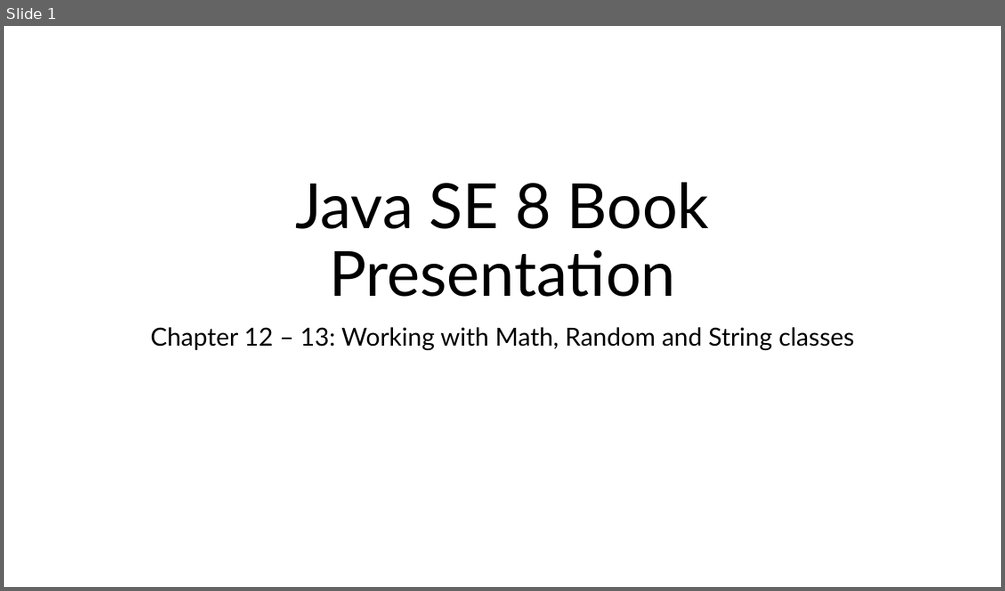
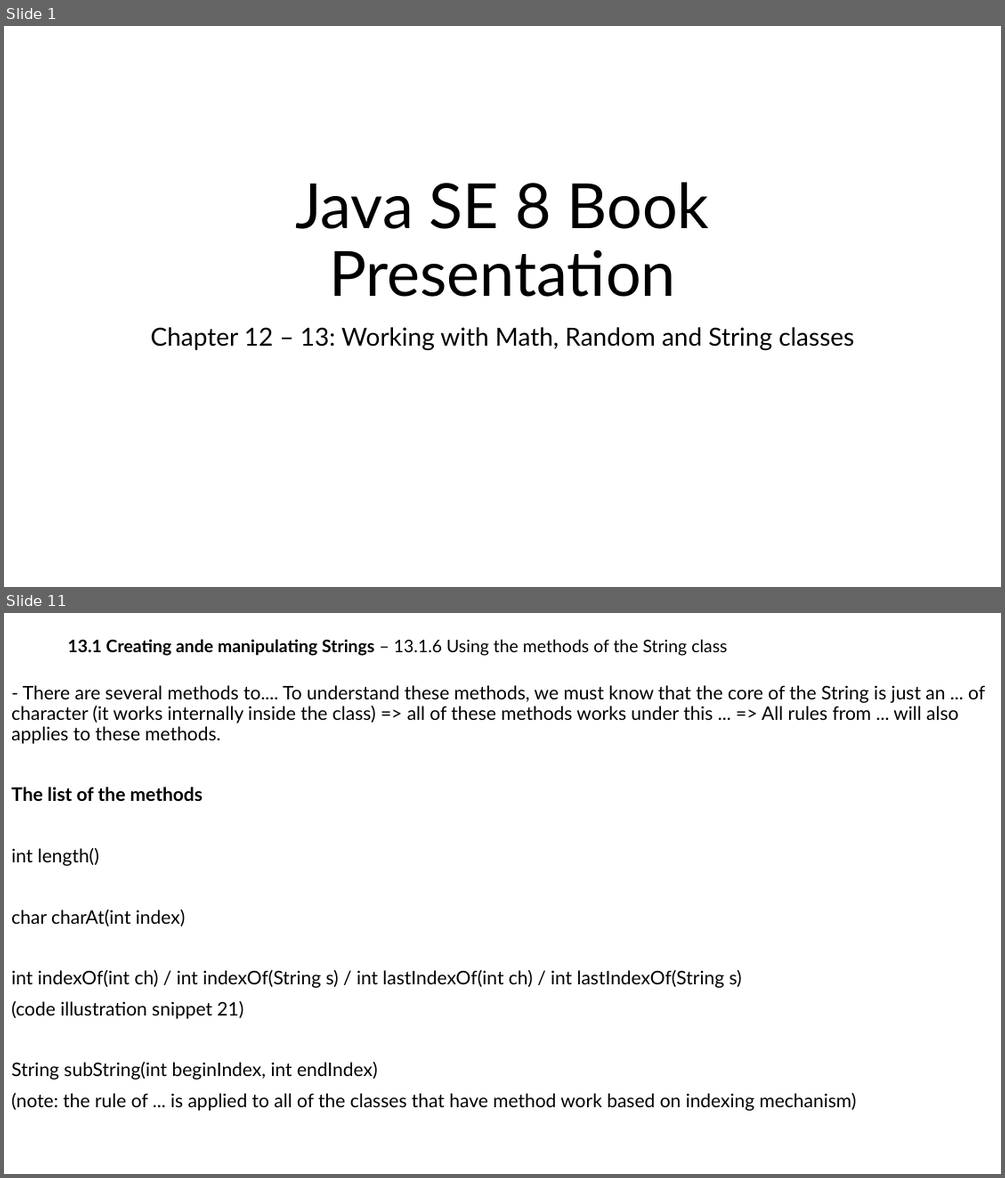
Before and after one commit to MaiDinhVinh/CS-Java, a slide deck: Java SE 8 Teaching Material/Chapter 12 + 13 - Working with Math, Random and String classes/Chapter 12 + 13 - Working with Math, Random and String classes.pptx. Shown one above the other, each under a label of ours: slide 1 before the commit, slides 1 and 11 after it; the slides between them are not shown. The pictures are 1005x591 and 1005x1178 pixels, drawn with LibreOffice and Linux fonts; fonts in the diff are those of the drawing. Boxes give left, top, right and bottom in pixels: in the first picture for what was removed or moved away, otherwise in the second. Text is boxed around its words. In the diff, an @@ line names an element or a change of style, - is before the commit and + after.

```diff
--- a/Java SE 8 Teaching Material/Chapter 12 + 13 - Working with Math, Random and String classes/Chapter 12 + 13 - Working with Math, Random and String classes.pptx
+++ b/Java SE 8 Teaching Material/Chapter 12 + 13 - Working with Math, Random and String classes/Chapter 12 + 13 - Working with Math, Random and String classes.pptx
@@ slide 11 added at <box>4,613,1001,1174</box>, background #FFFFFF @@
@@ subtitle added at <box>68,639,727,656</box>, 16.6 pt, text #000000 @@
+13.1 Creating ande manipulating Strings – 13.1.6 Using the methods of the String class
@@ text added at <box>11,685,985,1111</box>, 18 pt, text #000000 @@
+- There are several methods to.... To understand these methods, we must know that the core of the String is just an ... of character (it works internally inside the class) => all of these methods works under this ... => All rules from ... will also applies to these methods.
+The list of the methods
+int length()
+char charAt(int index)
+int indexOf(int ch) / int indexOf(String s) / int lastIndexOf(int ch) / int lastIndexOf(String s)
+(code illustration snippet 21)
+String subString(int beginIndex, int endIndex)
+(note: the rule of ... is applied to all of the classes that have method work based on indexing mechanism)
```
Also in this commit, not shown: 1 slide changed, 13 other slides added.
